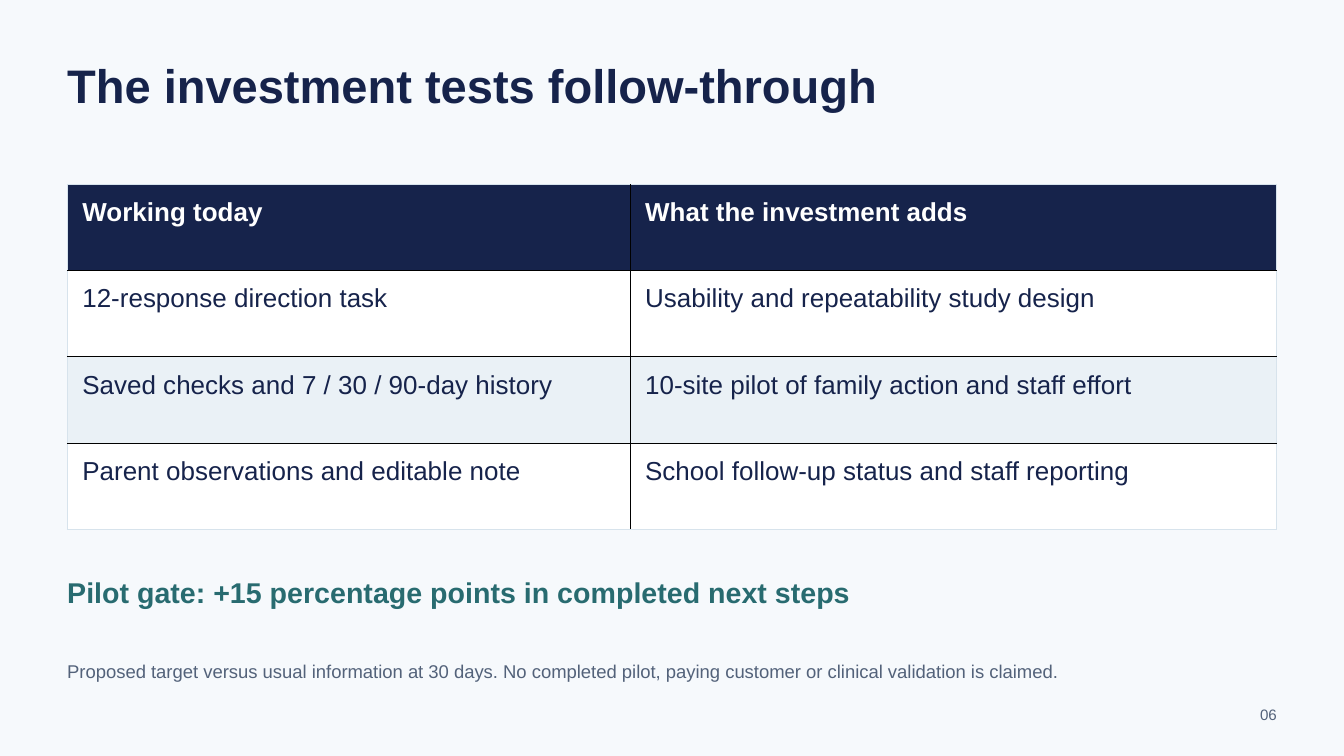
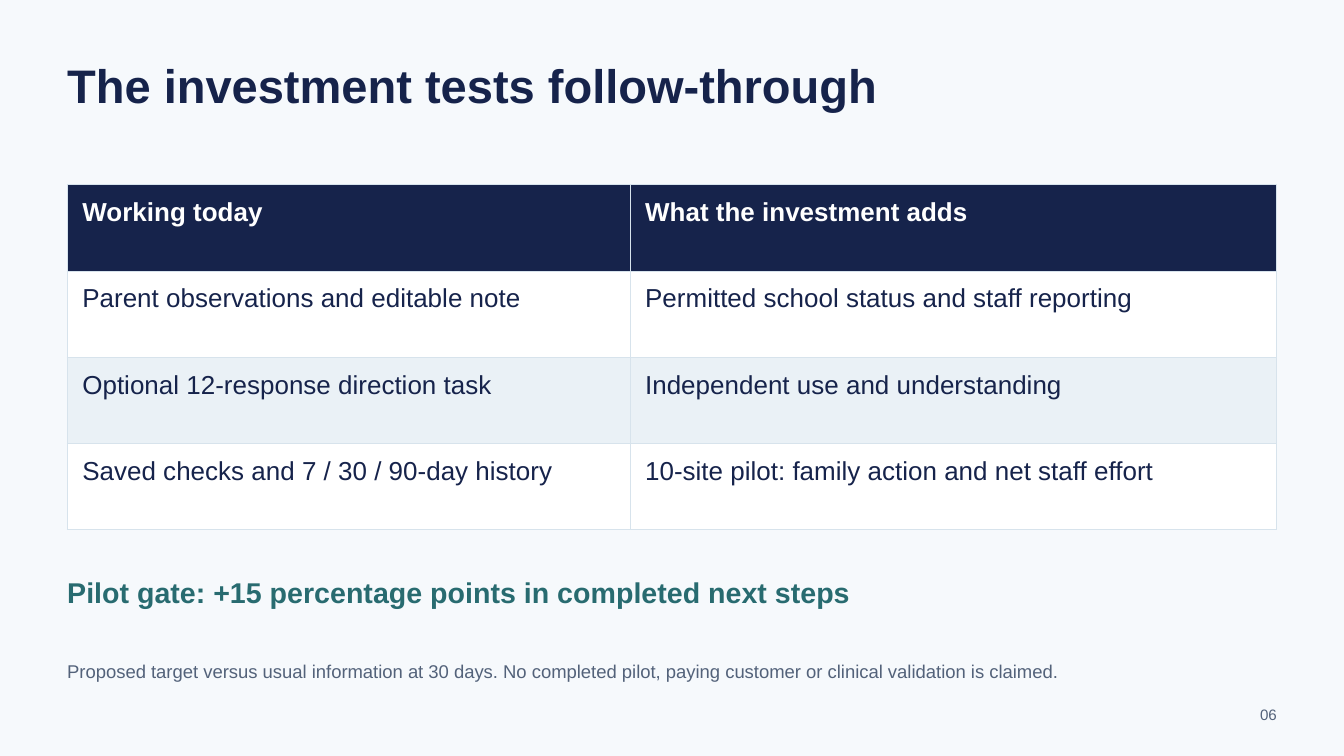
Before and after one commit to haydn-s/focal-technologies, a slide deck: slide 6 of docs/presentations/executive-pitch/Focal Family Executive Pitch - Final 12min.pptx. Drawn at 1344x756 pixels with LibreOffice and Linux fonts; fonts in the diff are those of the drawing. Boxes give left, top, right and bottom in pixels: in the first picture for what was removed or moved away, otherwise in the second. Text is boxed around its words. In the diff, an @@ line names an element or a change of style, - is before the commit and + after.

```diff
--- a/docs/presentations/executive-pitch/Focal Family Executive Pitch - Final 12min.pptx
+++ b/docs/presentations/executive-pitch/Focal Family Executive Pitch - Final 12min.pptx
@@ table at bbox=[67, 185, 1276, 529] @@
-row 2, column 1: 12-response direction task
+row 2, column 1: Parent observations and editable note
-row 2, column 2: Usability and repeatability study design
+row 2, column 2: Permitted school status and staff reporting
-row 3, column 1: Saved checks and 7 / 30 / 90-day history
+row 3, column 1: Optional 12-response direction task
-row 3, column 2: 10-site pilot of family action and staff effort
+row 3, column 2: Independent use and understanding
-row 4, column 1: Parent observations and editable note
+row 4, column 1: Saved checks and 7 / 30 / 90-day history
-row 4, column 2: School follow-up status and staff reporting
+row 4, column 2: 10-site pilot: family action and net staff effort
@@ borders changed @@
```
Also in this commit, not shown: 18 other slides changed, 10 other files.
